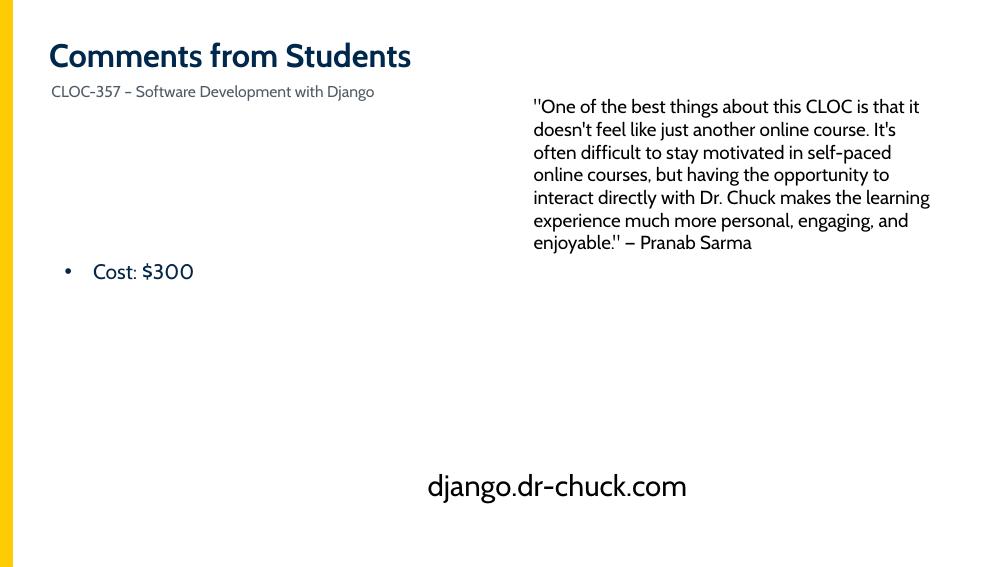
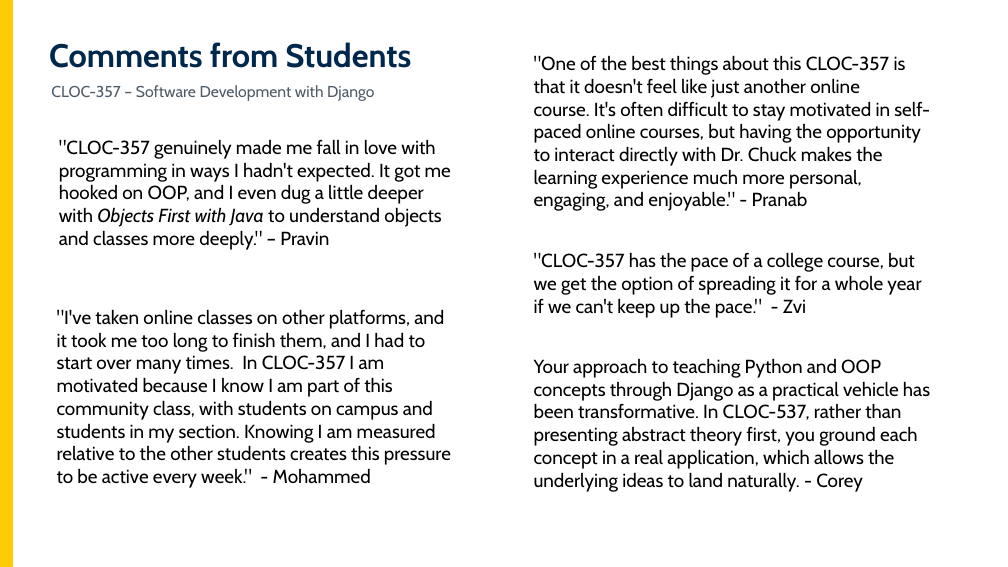
Before and after one commit to csev/talks, a slide deck: slide 10 of 2026/2026-10-30-Python_CLOC_Open_Course.pptx. Drawn at 1008x567 pixels with LibreOffice and Linux fonts; fonts in the diff are those of the drawing. Boxes give left, top, right and bottom in pixels: in the first picture for what was removed or moved away, otherwise in the second. Text is boxed around its words. In the diff, an @@ line names an element or a change of style, - is before the commit and + after.

Commit message:
Updates

```diff
--- a/2026/2026-10-30-Python_CLOC_Open_Course.pptx
+++ b/2026/2026-10-30-Python_CLOC_Open_Course.pptx
@@ text at bbox=[534, 55, 930, 211]: text changed @@
-"One of the best things about this CLOC is that it doesn't feel like just another online course. It's often difficult to stay motivated in self-paced online courses, but having the opportunity to interact directly with Dr. Chuck makes the learning experience much more personal, engaging, and enjoyable." — Pranab Sarma
+"One of the best things about this CLOC-357 is that it doesn't feel like just another online course. It's often difficult to stay motivated in self-paced online courses, but having the opportunity to interact directly with Dr. Chuck makes the learning experience much more personal, engaging, and enjoyable." - Pranab
@@ text added at bbox=[59, 139, 451, 250], 18 pt, text #000000 @@
+"CLOC-357 genuinely made me fall in love with programming in ways I hadn't expected. It got me hooked on OOP, and I even dug a little deeper with Objects First with Java to understand objects and classes more deeply." – Pravin
@@ text removed at bbox=[93, 263, 194, 280] @@
-• Cost: $300
@@ text added at bbox=[534, 252, 921, 318], 18 pt, text #000000 @@
+"CLOC-357 has the pace of a college course, but we get the option of spreading it for a whole year if we can't keep up the pace." - Zvi
@@ text added at bbox=[57, 309, 451, 488], 18 pt, text #000000 @@
+"I've taken online classes on other platforms, and it took me too long to finish them, and I had to start over many times. In CLOC-357 I am motivated because I know I am part of this community class, with students on campus and students in my section. Knowing I am measured relative to the other students creates this pressure to be active every week." - Mohammed
@@ text added at bbox=[534, 358, 930, 492], 18 pt, text #000000 @@
+Your approach to teaching Python and OOP concepts through Django as a practical vehicle has been transformative. In CLOC-537, rather than presenting abstract theory first, you ground each concept in a real application, which allows the underlying ideas to land naturally. - Corey
@@ text removed at bbox=[428, 474, 688, 503] @@
-django.dr-chuck.com
```
